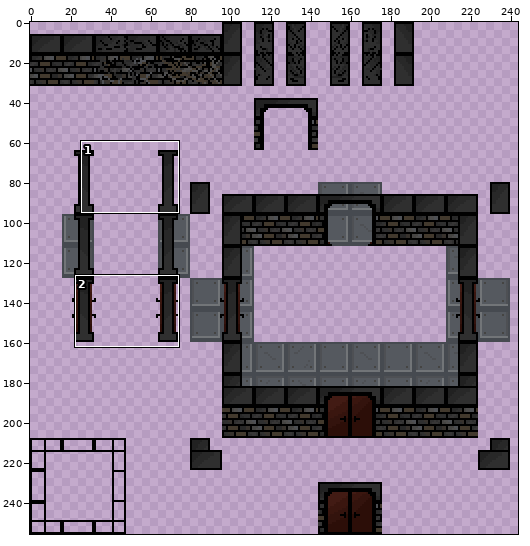
Pixel-art file -- Assets/Textures/dungeonTilemap.ase. Above, an overview of the earlier version with the close-up marked.
Close-up. Old version:
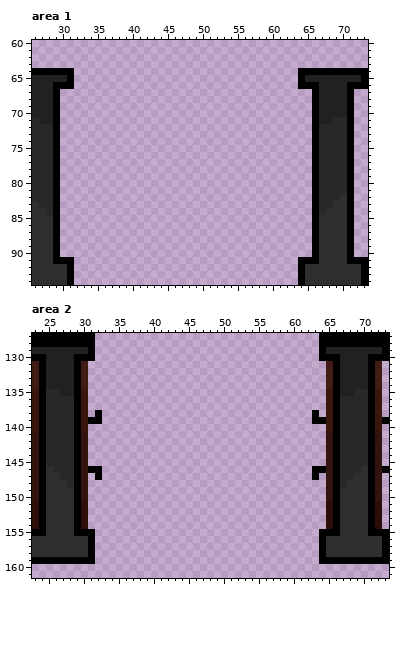
256x256 pixels, 1 frame. Colours within 5 levels of each other are drawn and written as one. Shown: area 1: x 26..73, y 60..94; area 2: x 23..73, y 127..161. The wide view leaves out empty margins.
Once edited:
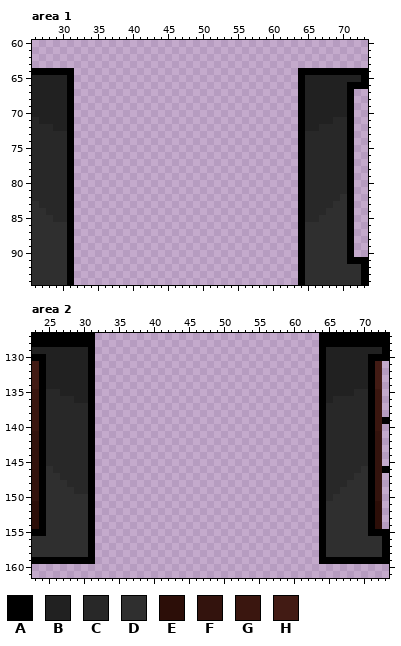
Palette (. is transparent): A #000000  B #212121  C #282828  D #2f2f2f  E #2c0e08  F #33130d  G #3a160f  H #421b14
From old to new:
Area 1:
y 66: x 29..30 AA -> BB; x 65..66 AA -> BB
y 67..72: x 29..31 A.. -> BBA; x 64..66 ..A -> ABB
y 73..85: x 29..31 A.. -> CCA; x 64..66 ..A -> ACC
y 86..90: x 29..31 A.. -> DDA; x 64..66 ..A -> ADD
y 91: x 29..30 AA -> DD; x 65..66 AA -> DD
Area 2:
y 130: x 29..30 AA -> BB; x 65..66 AA -> BB
y 131..134: x 29..31 AH. -> BBA; x 64..66 .HA -> ABB
y 135: x 29..31 AG. -> BBA; x 64..66 .GA -> ABB
y 136: x 29..31 AG. -> BBA; x 64..66 .GA -> ABC
y 137: x 29..31 AG. -> CCA; x 64..66 .GA -> ACC
y 138: x 29..32 AG.A -> CCA.; x 63..66 A.GA -> .ACC
y 139: x 29..30 AG -> CC; x 32 A -> .; x 63 A -> .; x 65..66 GA -> CC
y 140: x 29..31 AG. -> CCA; x 64..66 .GA -> ACC
y 141..145: x 29..31 AF. -> CCA; x 64..66 .FA -> ACC
y 146: x 29..30 AF -> CC; x 32 A -> .; x 63 A -> .; x 65..66 FA -> CC
y 147: x 29..32 AF.A -> CCA.; x 63..66 A.FA -> .ACC
y 148..149: x 29..31 AF. -> CCA; x 64..66 .FA -> ACC
y 150: x 29..31 AF. -> DDA; x 64..66 .FA -> ACD
y 151..154: x 29..31 AE. -> DDA; x 64..66 .EA -> ADD
y 155: x 29..30 AA -> DD; x 65..66 AA -> DD
